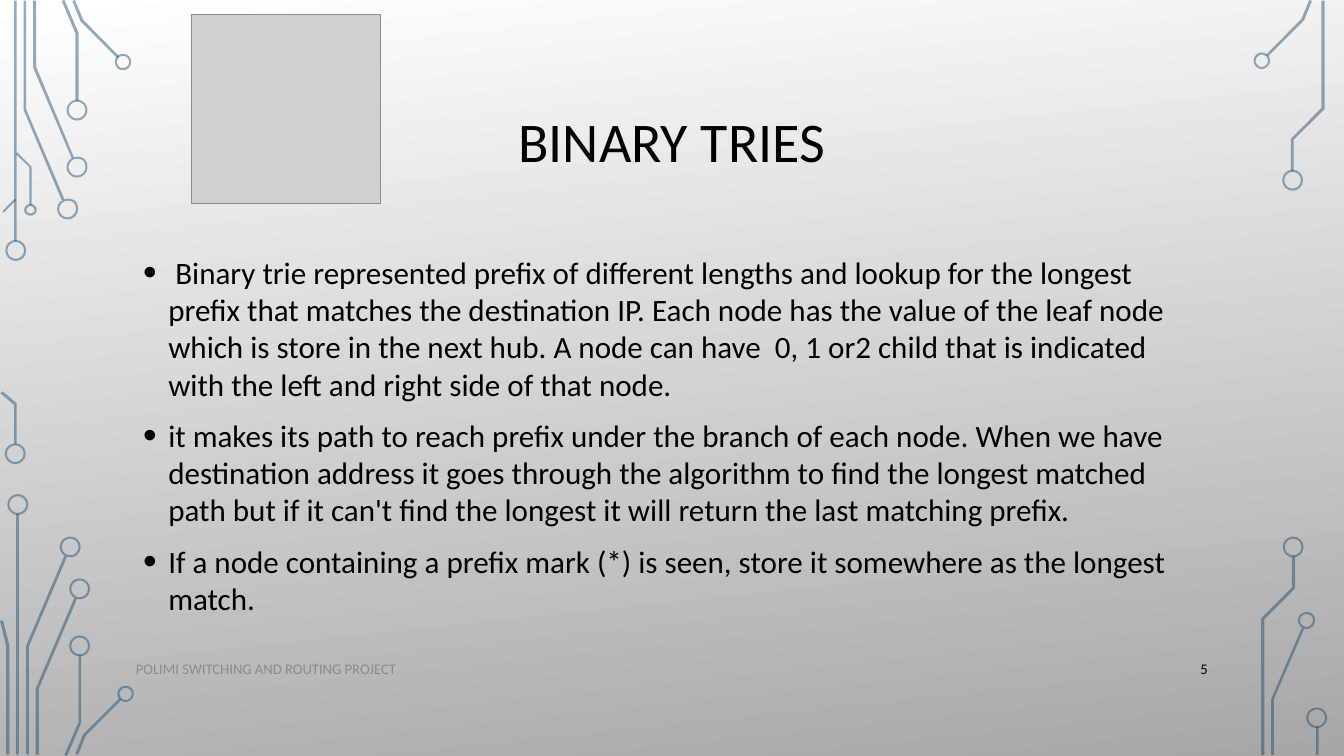
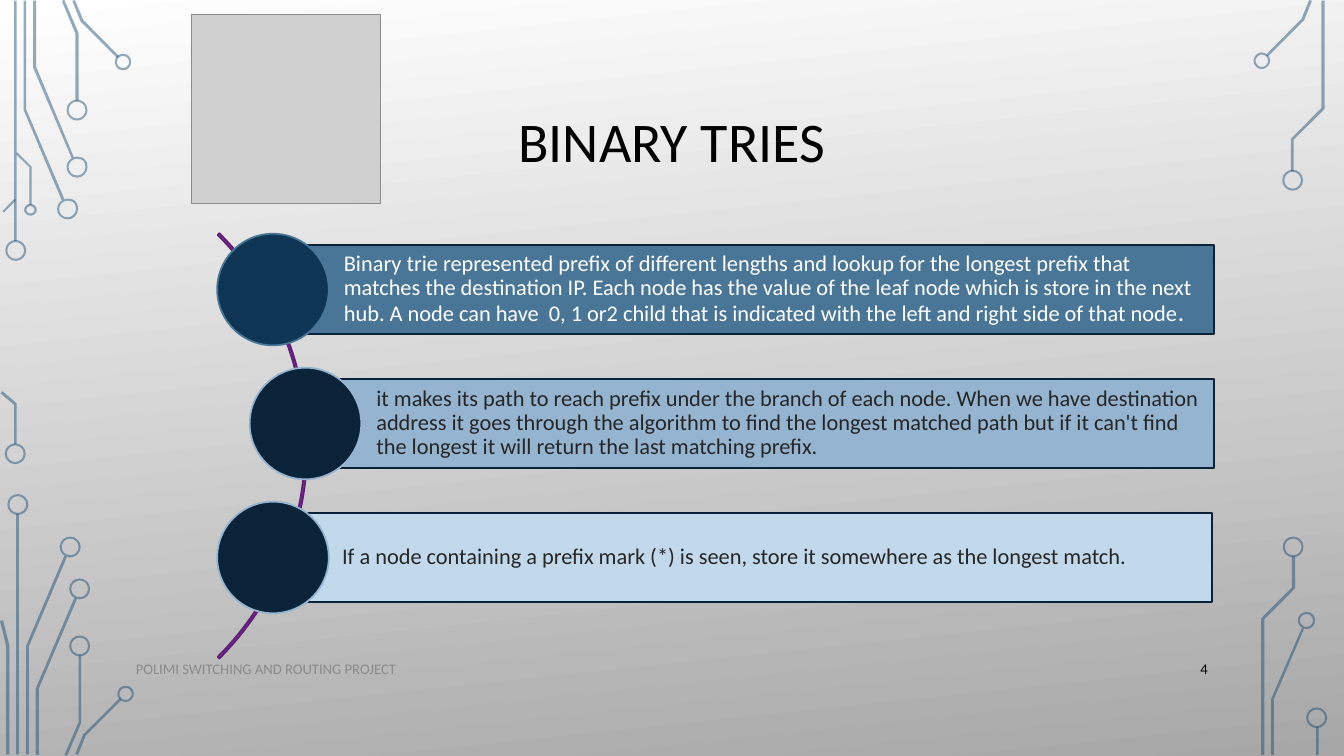
Before and after one commit to ataeiamirhosein/NetFuncVirt, a slide deck: slide 4 of present/Ip_lookup_algorithms.pptx (slide 5 before the commit). Drawn at 1344x756 pixels with LibreOffice and Linux fonts; fonts in the diff are those of the drawing; grey boxes stand for pictures; background and template pictures are left out. Boxes give left, top, right and bottom in pixels: in the first picture for what was removed or moved away, otherwise in the second. Text is boxed around its words. In the diff, an @@ line names an element or a change of style, - is before the commit and + after.

```diff
--- a/present/Ip_lookup_algorithms.pptx
+++ b/present/Ip_lookup_algorithms.pptx
@@ text removed at bbox=[168, 262, 1165, 610] @@
-• Binary trie represented prefix of different lengths and lookup for the longest prefix that matches the destination IP. Each node has the value of the leaf node which is store in the next hub. A node can have 0, 1 or2 child that is indicated with the left and right side of that node.
-• it makes its path to reach prefix under the branch of each node. When we have destination address it goes through the algorithm to find the longest matched path but if it can't find the longest it will return the last matching prefix.
-• If a node containing a prefix mark (*) is seen, store it somewhere as the longest match.
@@ group added at bbox=[0, 145, 1214, 747]: 3 rectangles, 3 texts, 3 ellipses, 1 arch (boxed as its full ring) @@
+Binary trie represented prefix of different lengths and lookup for the longest prefix that matches the destination IP. Each node has the value of the leaf node which is store in the next hub. A node can have 0, 1 or2 child that is indicated with the left and right side of that node.
+it makes its path to reach prefix under the branch of each node. When we have destination address it goes through the algorithm to find the longest matched path but if it can't find the longest it will return the last matching prefix.
+If a node containing a prefix mark (*) is seen, store it somewhere as the longest match.
@@ page number at bbox=[1200, 664, 1207, 674]: text changed @@
-5
+4
```
Also in this commit, not shown: 11 other slides changed, 3 slides added.
